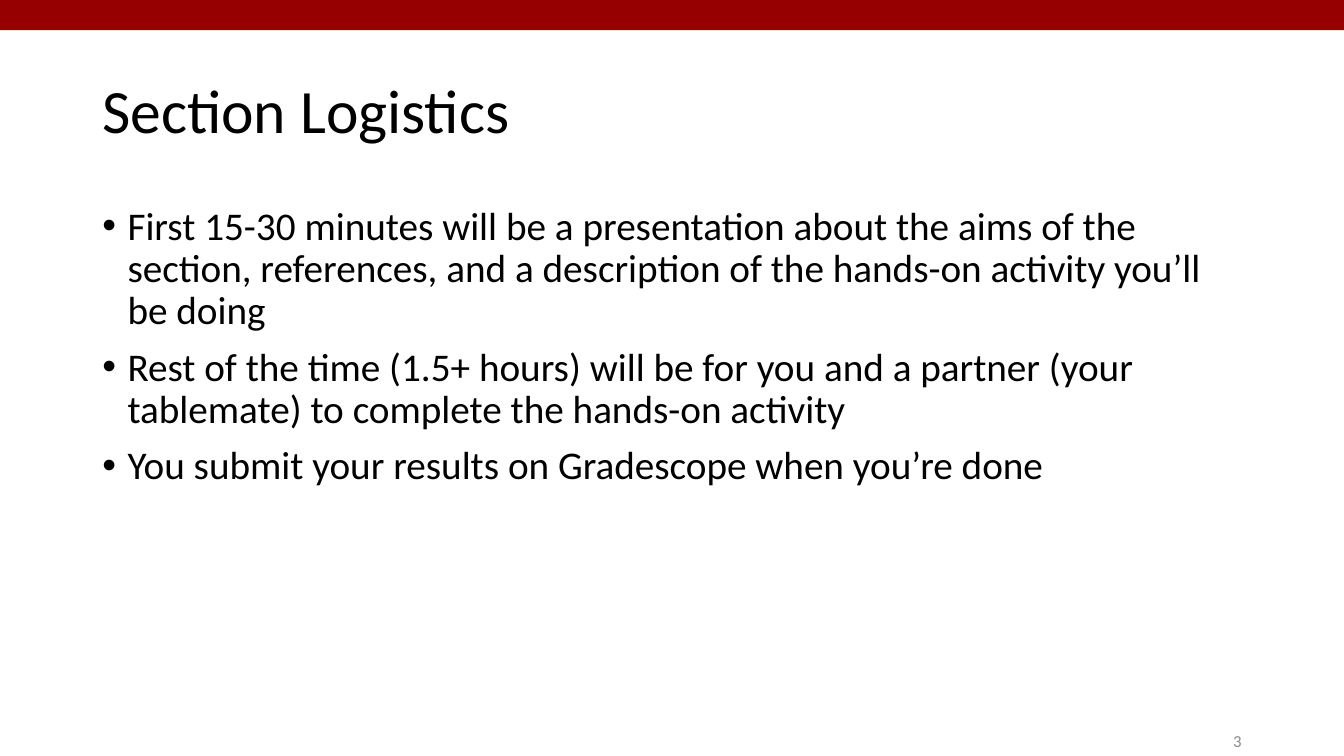
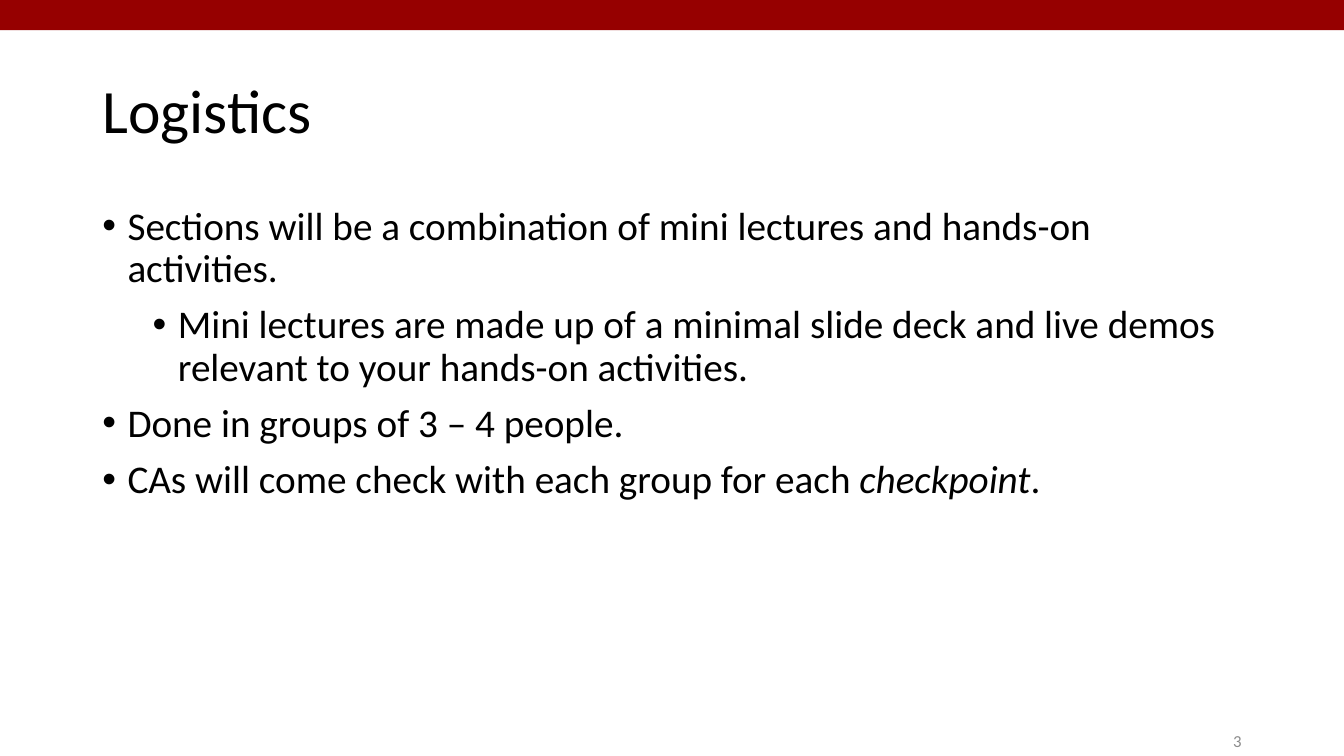
Before and after one commit to StanfordASL/PoRA-I-Sections, a slide deck: slide 3 of s1/slides/s1.pptx. Drawn at 1344x756 pixels with LibreOffice and Linux fonts; fonts in the diff are those of the drawing. Boxes give left, top, right and bottom in pixels: in the first picture for what was removed or moved away, otherwise in the second. Text is boxed around its words. In the diff, an @@ line names an element or a change of style, - is before the commit and + after.

```diff
--- a/s1/slides/s1.pptx
+++ b/s1/slides/s1.pptx
@@ text at (x1=102, y1=90, x2=311, y2=144): text changed @@
-Section Logistics
+Logistics
@@ text at (x1=128, y1=212, x2=1215, y2=500): text changed @@
-• First 15-30 minutes will be a presentation about the aims of the section, references, and a description of the hands-on activity you’ll be doing
-• Rest of the time (1.5+ hours) will be for you and a partner (your tablemate) to complete the hands-on activity
-• You submit your results on Gradescope when you’re done
+• Sections will be a combination of mini lectures and hands-on activities.
+  • Mini lectures are made up of a minimal slide deck and live demos relevant to your hands-on activities.
+• Done in groups of 3 – 4 people.
+• CAs will come check with each group for each checkpoint.
```
Also in this commit, not shown: 6 other slides changed, 3 slides added, 6 slides removed, 4 other files.
